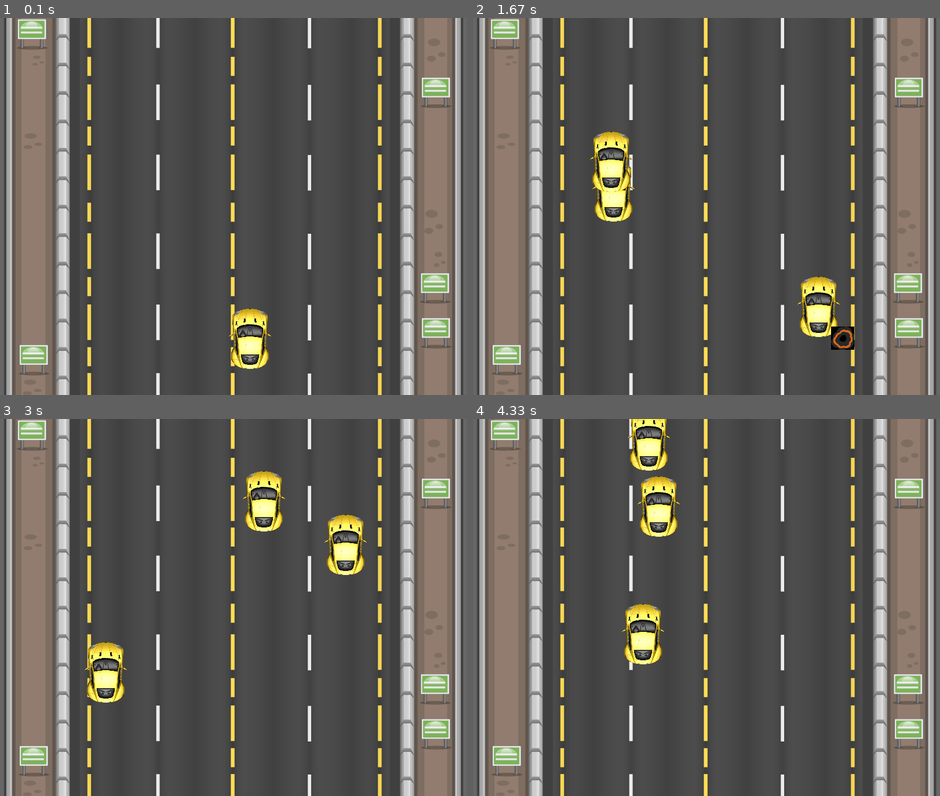
Above: before the commit, frames 1-4 (two rows, left to right).
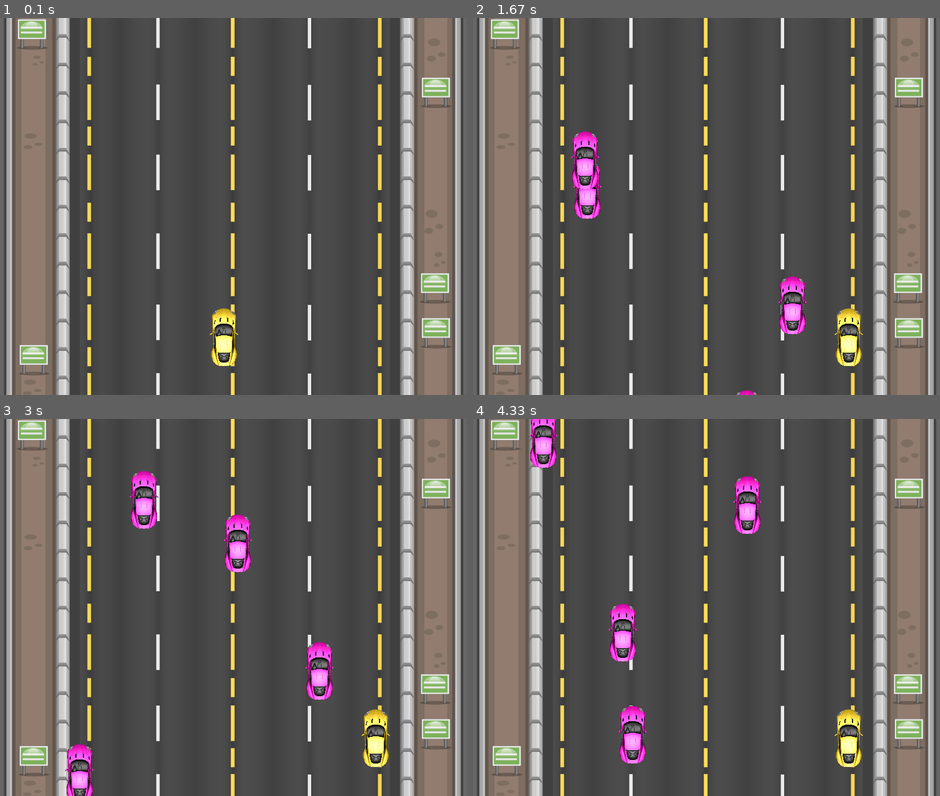
Above: after the commit, the same moments.

Repository: Ribs2004/Pygame2
Game: pygame game, started from main.py
The game is run twice, just before and just after one commit, with the same random seed, the same clock (stepped at 60 frames per second) and the same inputs.
Inputs:
- Up to frame 1 (0.1 s): no input
- Up to frame 2 (1.67 s): hold Right 0.33-0.8 s; hold Right 0.83-1.3 s
- Up to frame 3 (3 s): hold Left 1.9-2.3 s; hold Right 2.33-2.97 s
- Up to frame 4 (4.33 s): no input

The runs differ from the first frame. In frame 1, 1.6% of the frame differs, in the area x 44-59%, y 76-94%; in frame 2, 4.9%; in frame 3, 6.4%, in the area x 13-84%, y 13-100%; in frame 4, 6.1%.

Commit message:
colisao e sprites

Diff:
--- a/main.py
+++ b/main.py
@@ -8,9 +8,9 @@
 # ----- Variáveis
 HEIGHT = 840
 WIDTH = 650
-CAR_LENGTH = 140
-CAR_WIDTH = 105
-# ----- Gera tela principal
+CAR_LENGTH = 50
+CAR_WIDTH = 100
+# ----- Ge ra tela principal
 window = pygame.display.set_mode((840, 650))
 pygame.display.set_caption('Need For Speed 2D')
 
@@ -18,6 +18,9 @@
 background = pygame.image.load('img/background.png').convert()
 player_car = pygame.image.load('img/carro.png').convert_alpha()
 player_car = pygame.transform.scale(player_car ,(CAR_LENGTH,CAR_WIDTH))
+obstacle_car = pygame.image.load('img/car_obstacle.png').convert_alpha()
+obstacle_car = pygame.transform.scale(obstacle_car, (CAR_LENGTH, CAR_WIDTH))
+
 explosion_anim = []
 
 for i in range(9):
@@ -53,10 +56,10 @@
             self.rect.x += self.speedx
 
             # Mantem dentro da tela
-            if self.rect.right > WIDTH+75:
-                self.rect.right = WIDTH+75
-            if self.rect.left < 120:
-                self.rect.left = 120
+            if self.rect.right > WIDTH+40:
+                self.rect.right = WIDTH+40
+            if self.rect.left < 150:
+                self.rect.left = 150
 
 class Obstacles(pygame.sprite.Sprite):
     def __init__(self, img):
@@ -114,7 +117,7 @@
 carro = Car(player_car)
 all_sprites.add(carro)
 for c in range (0, 4):
-    carro_obstaculo = Obstacles(player_car)
+    carro_obstaculo = Obstacles(obstacle_car)
     all_sprites.add(carro_obstaculo)
     all_obstacles.add(carro_obstaculo)
 all_sprites.add(carro)
@@ -133,7 +136,7 @@
     for event in pygame.event.get():
         # ----- Verifica consequências
         if event.type == pygame.QUIT:
-            game = False
+            state = DONE
         if event.type == pygame.KEYDOWN:
             # Dependendo da tecla, altera a velocidade.
             if event.key == pygame.K_LEFT:
@@ -156,7 +159,7 @@
             carro.kill()
             explosao = Crash(carro.rect.center)
             all_sprites.add(explosao)
-            state = EXPLODING
+            state = DONE
             keys_down = {}
             explosion_tick = pygame.time.get_ticks()
             explosion_duration = explosao.frame_ticks * len(explosao.explosion_anim) + 400
Binary file added: img/car_obstacle.png
Binary file changed: img/carro.png
